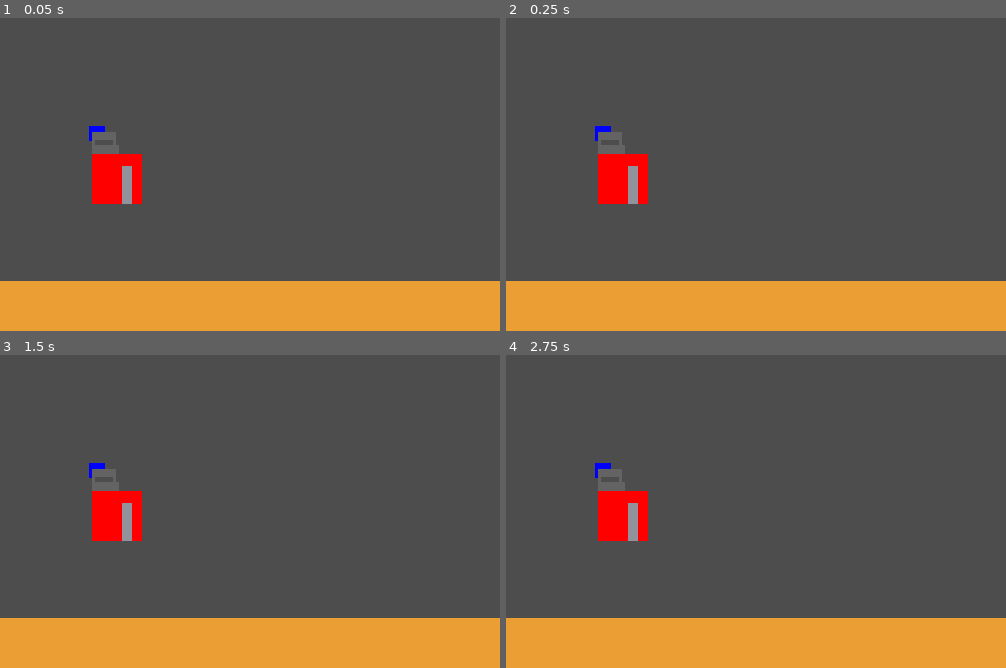
Above: before the commit, frames 1-4 (two rows, left to right).
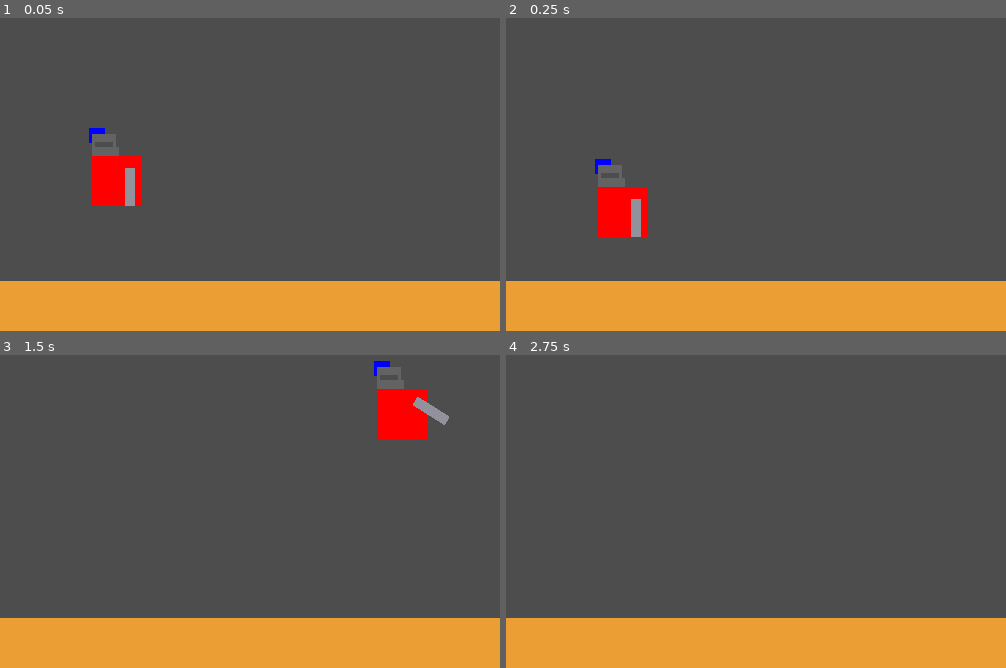
Above: after the commit, the same moments.

Repository: AceLeft/Dragon-Fall-Godot
Game: Godot game, scene res://lair/lair.tscn
The game is run twice, just before and just after one commit, with the same random seed, the same clock (stepped at 60 frames per second) and the same inputs.
Inputs:
- Up to frame 1 (0.05 s): no input
- Up to frame 2 (0.25 s): no input
- Up to frame 3 (1.5 s): hold Space (attack) 0.53-1.28 s; hold D (move_right) from 0.53 s (still down); tap S (jump) at 0.77 s; tap Space (attack) at 1.35 s
- Up to frame 4 (2.75 s): tap S (jump) at 1.52 s; release D (move_right) at 2.03 s; hold Left (move_left) from 2.03 s (still down); hold Space (attack) from 2.03 s (still down)

The runs differ from the first frame. In frame 1, 0.3% of the frame differs, in the area x 17-29%, y 34-61%; in frame 2, 2.3%; in frame 3, 3.5%, in the area x 17-90%, y 1-60%; in frame 4, 1.7%.
Error before the commit: Parse Error: Identifier "_sword" not declared in the current scope. (res://player/player.gd:35)

Commit message:
Swing sword in both directions

Diff:
--- a/project/player/player.gd
+++ b/project/knight/player.gd
@@ -10,8 +10,10 @@
 var _facing_left := false
 
 @onready var _hat : Sprite2D = $Hat
-@onready var _sword_right = $SwordRight
-@onready var _sword_left = $SwordLeft
+@onready var _sword : Sword = $Sword
+
+func _ready():
+	_sword.player = $"."
 
 func _physics_process(delta):
 	# Add the gravity.
@@ -32,13 +34,14 @@
 	# Face direction
 	if Input.is_action_just_pressed("move_left") and not _facing_left:
 		_hat.position.x *= -1
-		_sword.transform = Transform2D(0.0, Vector2(-10,38))
+		_sword.position.x *= -1
+		_sword.facing_left = true
 		_hat.flip_h = true
 		_facing_left = true
 	if Input.is_action_just_pressed("move_right") and _facing_left:
 		_hat.position.x *= -1
-		_sword.transform = Transform2D(0.0, Vector2(10,38))
-		print(_sword.position)
+		_sword.position.x *= -1
+		_sword.facing_left = false
 		_hat.flip_h = false
 		_facing_left = false
 
--- /dev/null
+++ b/project/knight/player.tscn
@@ -0,0 +1,32 @@
+[gd_scene load_steps=5 format=3 uid="uid://d0i3ojk6o63mg"]
+
+[ext_resource type="Texture2D" uid="uid://dklpemybws4p5" path="res://knight/helmet_blue.png" id="1_vhqxy"]
+[ext_resource type="Script" path="res://knight/player.gd" id="1_vw3x2"]
+[ext_resource type="PackedScene" uid="uid://b2lvfk0hho2vs" path="res://knight/sword.tscn" id="3_ynluu"]
+
+[sub_resource type="RectangleShape2D" id="RectangleShape2D_tmqim"]
+size = Vector2(50, 50)
+
+[node name="Player" type="CharacterBody2D"]
+collision_mask = 6
+script = ExtResource("1_vw3x2")
+
+[node name="Body" type="ColorRect" parent="."]
+offset_left = -25.0
+offset_top = -50.0
+offset_right = 25.0
+color = Color(1, 0, 0, 1)
+metadata/_edit_use_anchors_ = true
+
+[node name="Hitbox" type="CollisionShape2D" parent="."]
+position = Vector2(0, -25)
+shape = SubResource("RectangleShape2D_tmqim")
+
+[node name="Hat" type="Sprite2D" parent="."]
+texture_filter = 1
+position = Vector2(-13, -64)
+texture = ExtResource("1_vhqxy")
+
+[node name="Sword" parent="." instance=ExtResource("3_ynluu")]
+position = Vector2(13, -38)
+rotation = 0.0
--- /dev/null
+++ b/project/knight/sword.gd
@@ -0,0 +1,45 @@
+class_name Sword
+extends CharacterBody2D
+
+const _MAX_SWING_DEGREES := -135
+
+var _attacking := false
+
+var player : Player
+var facing_left := false
+@onready var _animation_player : AnimationPlayer = $SwordAnimator
+
+
+func _ready() -> void:
+	_animation_player.play("RESET")
+
+
+func _process(_delta) -> void:
+	if not player:
+		printerr("Player should be set!")
+	if Input.is_action_pressed("attack") and not _attacking:
+		_attacking = true
+		if facing_left:
+			_animation_player.play("swing_left")
+		else:
+			_animation_player.play("swing_right")
+
+	#Follow the player
+	if player.velocity.y != 0:
+		velocity.y = player.velocity.y - .10
+	else:
+		velocity.y = player.velocity.y
+
+	if player.velocity.x != 0:
+		velocity.x = player.velocity.x - .10
+	else:
+		velocity.x = player.velocity.x
+
+func _reset_swing() -> void:
+	rotation_degrees = 0
+	_attacking = false
+
+func _on_sword_animator_animation_finished(anim_name: String) -> void:
+	if anim_name.contains("swing"):
+		_animation_player.play("RESET")
+		_attacking = false
--- /dev/null
+++ b/project/knight/sword.tscn
@@ -0,0 +1,83 @@
+[gd_scene load_steps=7 format=3 uid="uid://b2lvfk0hho2vs"]
+
+[ext_resource type="Script" path="res://knight/sword.gd" id="1_tw845"]
+
+[sub_resource type="RectangleShape2D" id="RectangleShape2D_50n10"]
+size = Vector2(10, 38)
+
+[sub_resource type="Animation" id="Animation_btm32"]
+length = 0.001
+tracks/0/type = "value"
+tracks/0/imported = false
+tracks/0/enabled = true
+tracks/0/path = NodePath(".:rotation")
+tracks/0/interp = 1
+tracks/0/loop_wrap = true
+tracks/0/keys = {
+"times": PackedFloat32Array(0),
+"transitions": PackedFloat32Array(1),
+"update": 0,
+"values": [0.0]
+}
+
+[sub_resource type="Animation" id="Animation_6oqn5"]
+resource_name = "swing_right"
+length = 0.233337
+step = 0.0333333
+tracks/0/type = "value"
+tracks/0/imported = false
+tracks/0/enabled = true
+tracks/0/path = NodePath(".:rotation")
+tracks/0/interp = 1
+tracks/0/loop_wrap = true
+tracks/0/keys = {
+"times": PackedFloat32Array(0, 0.233333),
+"transitions": PackedFloat32Array(1, 1),
+"update": 0,
+"values": [0.0, -2.35619]
+}
+
+[sub_resource type="Animation" id="Animation_322l3"]
+resource_name = "swing_left"
+length = 0.233337
+step = 0.0333333
+tracks/0/type = "value"
+tracks/0/imported = false
+tracks/0/enabled = true
+tracks/0/path = NodePath(".:rotation")
+tracks/0/interp = 1
+tracks/0/loop_wrap = true
+tracks/0/keys = {
+"times": PackedFloat32Array(0, 0.233333),
+"transitions": PackedFloat32Array(1, 1),
+"update": 0,
+"values": [0.0, 2.35619]
+}
+
+[sub_resource type="AnimationLibrary" id="AnimationLibrary_nvmjh"]
+_data = {
+"RESET": SubResource("Animation_btm32"),
+"swing_left": SubResource("Animation_322l3"),
+"swing_right": SubResource("Animation_6oqn5")
+}
+
+[node name="Sword" type="CharacterBody2D"]
+script = ExtResource("1_tw845")
+
+[node name="SwordRect" type="ColorRect" parent="."]
+offset_left = -5.0
+offset_right = 5.0
+offset_bottom = 38.0
+color = Color(0.572549, 0.572549, 0.611765, 1)
+
+[node name="SwordCollision" type="CollisionShape2D" parent="."]
+position = Vector2(0, 19)
+shape = SubResource("RectangleShape2D_50n10")
+
+[node name="SwordAnimator" type="AnimationPlayer" parent="."]
+libraries = {
+"": SubResource("AnimationLibrary_nvmjh")
+}
+
+[connection signal="animation_changed" from="SwordAnimator" to="." method="_on_sword_animator_animation_changed"]
+[connection signal="animation_finished" from="SwordAnimator" to="." method="_on_sword_animator_animation_finished"]
--- a/project/lair/lair.tscn
+++ b/project/lair/lair.tscn
@@ -1,7 +1,7 @@
 [gd_scene load_steps=3 format=3 uid="uid://csfal2su2rx0e"]
 
 [ext_resource type="PackedScene" uid="uid://4c3xh7147ypi" path="res://lair/floor.tscn" id="1_x2ilx"]
-[ext_resource type="PackedScene" uid="uid://d0i3ojk6o63mg" path="res://player/player.tscn" id="2_f42se"]
+[ext_resource type="PackedScene" uid="uid://d0i3ojk6o63mg" path="res://knight/player.tscn" id="2_f42se"]
 
 [node name="Lair" type="Node2D"]
 
--- a/project/player/player.tscn
+++ /dev/null
@@ -1,122 +0,0 @@
-[gd_scene load_steps=9 format=3 uid="uid://d0i3ojk6o63mg"]
-
-[ext_resource type="Texture2D" uid="uid://dklpemybws4p5" path="res://player/helmet_blue.png" id="1_vhqxy"]
-[ext_resource type="Script" path="res://player/player.gd" id="1_vw3x2"]
-[ext_resource type="Script" path="res://Player/sword.gd" id="3_m1yfa"]
-
-[sub_resource type="RectangleShape2D" id="RectangleShape2D_tmqim"]
-size = Vector2(50, 50)
-
-[sub_resource type="RectangleShape2D" id="RectangleShape2D_xhdim"]
-size = Vector2(10, 38)
-
-[sub_resource type="Animation" id="Animation_fdq1f"]
-resource_name = "reset"
-length = 0.10001
-tracks/0/type = "value"
-tracks/0/imported = false
-tracks/0/enabled = true
-tracks/0/path = NodePath("..:rotation")
-tracks/0/interp = 1
-tracks/0/loop_wrap = true
-tracks/0/keys = {
-"times": PackedFloat32Array(0),
-"transitions": PackedFloat32Array(1),
-"update": 0,
-"values": [0.0]
-}
-
-[sub_resource type="Animation" id="Animation_nw3m5"]
-resource_name = "swing_sword"
-length = 0.233337
-step = 0.0333333
-tracks/0/type = "value"
-tracks/0/imported = false
-tracks/0/enabled = true
-tracks/0/path = NodePath("..:rotation")
-tracks/0/interp = 1
-tracks/0/loop_wrap = true
-tracks/0/keys = {
-"times": PackedFloat32Array(0, 0.233333),
-"transitions": PackedFloat32Array(1, 0.466517),
-"update": 0,
-"values": [0.0, 2.35619]
-}
-
-[sub_resource type="AnimationLibrary" id="AnimationLibrary_cwhef"]
-_data = {
-"reset": SubResource("Animation_fdq1f"),
-"swing_sword": SubResource("Animation_nw3m5")
-}
-
-[node name="Player" type="CharacterBody2D"]
-collision_mask = 6
-script = ExtResource("1_vw3x2")
-
-[node name="Body" type="ColorRect" parent="."]
-offset_left = -25.0
-offset_top = -50.0
-offset_right = 25.0
-color = Color(1, 0, 0, 1)
-metadata/_edit_use_anchors_ = true
-
-[node name="Hitbox" type="CollisionShape2D" parent="."]
-position = Vector2(0, -25)
-shape = SubResource("RectangleShape2D_tmqim")
-
-[node name="Hat" type="Sprite2D" parent="."]
-texture_filter = 1
-position = Vector2(-13, -64)
-texture = ExtResource("1_vhqxy")
-
-[node name="SwordRight" type="RigidBody2D" parent="."]
-position = Vector2(10, -38)
-collision_layer = 8
-collision_mask = 4
-gravity_scale = 0.0
-angular_damp_mode = 1
-script = ExtResource("3_m1yfa")
-
-[node name="SwordRect" type="ColorRect" parent="SwordRight"]
-offset_left = -5.0
-offset_right = 5.0
-offset_bottom = 38.0
-color = Color(0.572549, 0.572549, 0.611765, 1)
-
-[node name="SwordCollision" type="CollisionShape2D" parent="SwordRight"]
-position = Vector2(0, 19)
-shape = SubResource("RectangleShape2D_xhdim")
-
-[node name="SwordAnimator" type="AnimationPlayer" parent="SwordRight"]
-root_node = NodePath("../SwordRect")
-libraries = {
-"": SubResource("AnimationLibrary_cwhef")
-}
-
-[node name="SwordLeft" type="RigidBody2D" parent="."]
-visible = false
-position = Vector2(-10, -38)
-collision_layer = 8
-collision_mask = 4
-gravity_scale = 0.0
-angular_damp_mode = 1
-script = ExtResource("3_m1yfa")
-
-[node name="SwordRect" type="ColorRect" parent="SwordLeft"]
-offset_left = -5.0
-offset_right = 5.0
-offset_bottom = 38.0
-color = Color(0.572549, 0.572549, 0.611765, 1)
-
-[node name="SwordCollision" type="CollisionShape2D" parent="SwordLeft"]
-position = Vector2(0, 19)
-shape = SubResource("RectangleShape2D_xhdim")
-
-[node name="SwordAnimator" type="AnimationPlayer" parent="SwordLeft"]
-root_node = NodePath("../SwordRect")
-libraries = {
-"": SubResource("AnimationLibrary_cwhef")
-}
-
-[connection signal="animation_finished" from="SwordRight/SwordAnimator" to="SwordRight" method="_on_sword_animator_animation_finished"]
-[connection signal="animation_finished" from="SwordLeft/SwordAnimator" to="SwordLeft" method="_on_sword_animator_animation_finished"]
--- a/project/player/sword.gd
+++ /dev/null
@@ -1,32 +0,0 @@
-class_name Sword
-extends RigidBody2D
-
-var _attacking := false
-
-@onready var _player : Player = $".."
-@onready var _animation_player : AnimationPlayer = $SwordAnimator
-
-func _ready() -> void:
-	_animation_player.play("reset")
-
-func _process(_delta) -> void:
-	if Input.is_action_pressed("attack") and not _attacking:
-		_attacking = true
-		_animation_player.play("swing_sword")
-
-	#Follow the player
-	if _player.velocity.y != 0:
-		linear_velocity.y = _player.velocity.y - .10
-	else:
-		linear_velocity.y = _player.velocity.y
-
-	if _player.velocity.x != 0:
-		linear_velocity.x = _player.velocity.x - .10
-	else:
-		linear_velocity.x = _player.velocity.x
-
-
-func _on_sword_animator_animation_finished(anim_name):
-	if anim_name == "swing_sword":
-		_animation_player.play("reset")
-		_attacking = false
Renamed: project/player/helmet_blue.png -> project/knight/helmet_blue.png
Not shown, changed: project/knight/helmet_blue.png.import
